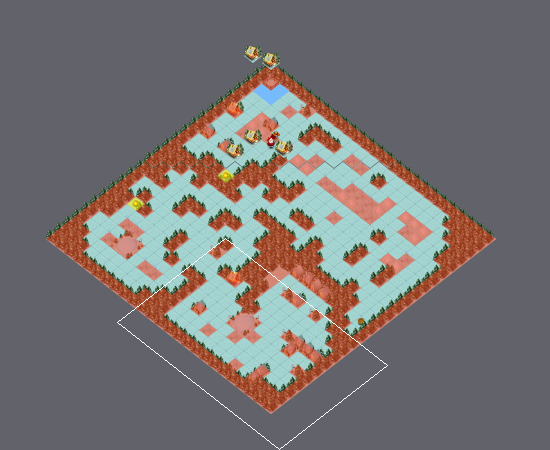
One commit to this Tiled map: Santa/Santa/Resources/Maps/mapLevel_1_1-hd.tmx. Above, an overview of the earlier version with the close-up marked.
Close-up. First the earlier version:
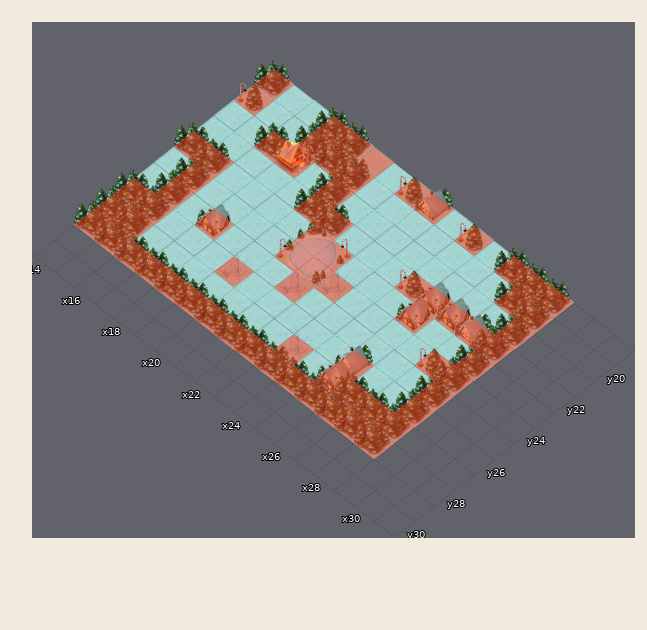
Cells are 200x156 px. Isometric: x runs down to the right, y down to the left. Shown: x 14..31, y 19..30. The commit also changed other parts of the map, which this record leaves out.
Now the later version:
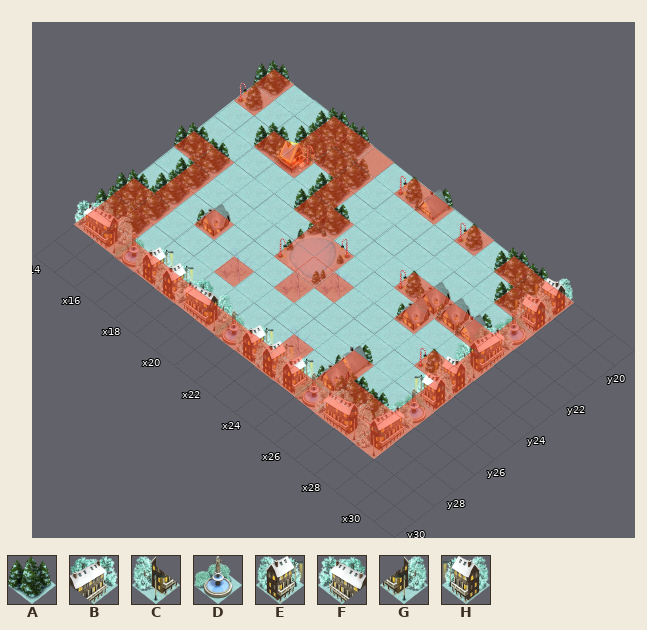
Key: from "mapForSanta-hd": A 9, B 25, C 26, D 27, E 28, F 29, G 30, H 31.
_ is an empty cell.
From old to new:
Layer "ObjectsOverPlayer":
y 19..20: x 28 A -> H
y 21: x 28 A -> D
y 22: x 28 A -> B
y 23: x 28 A -> C
y 24..25: x 28 A -> H
y 26: x 28 A -> D
y 27: x 28 A -> B
y 28: x 14..28 AAAAAAAAAAAAAAA -> FGDEEFGDEEEDFGC
Boxes around the changes in both close-ups, in picture pixels (x1, y1, x2, y2):
changed: (74, 200, 573, 457)
